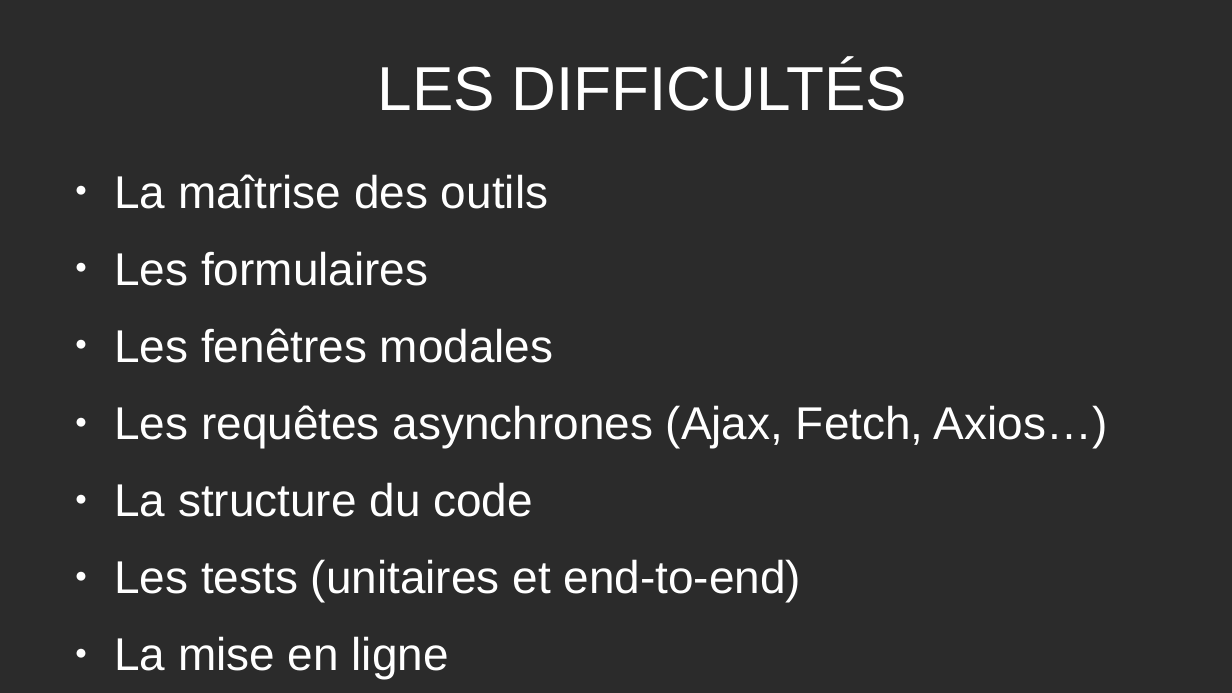
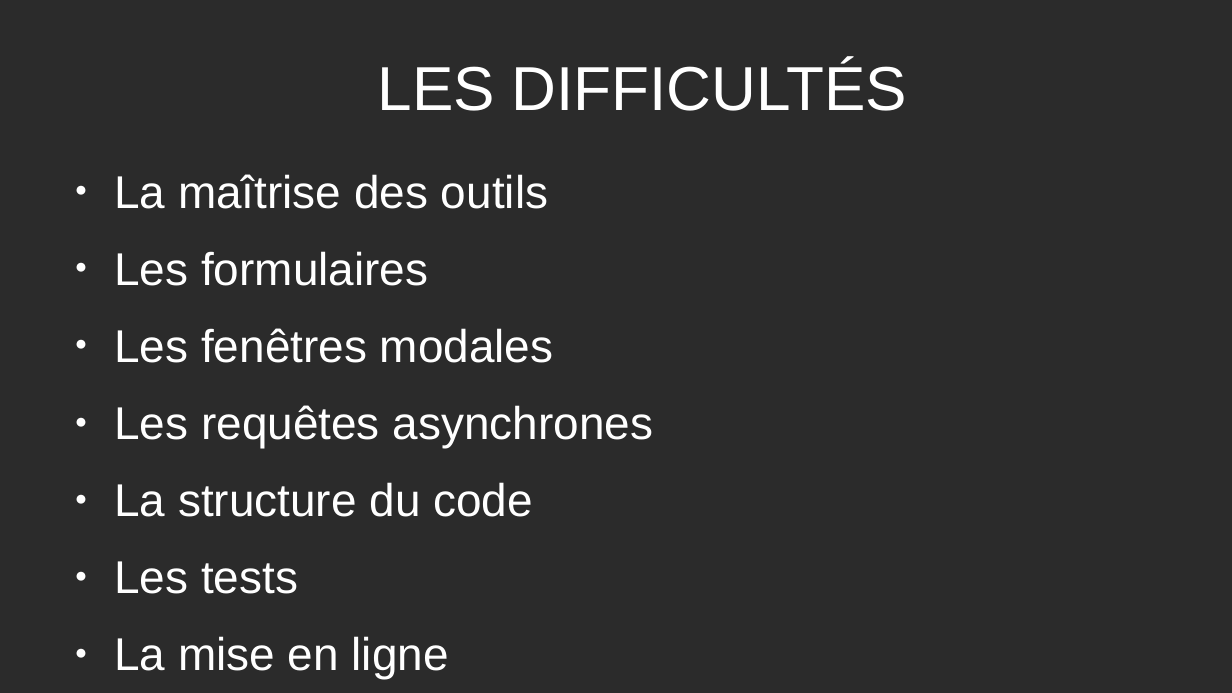
Before and after one commit to Lukam90/Sym-CRM, a slide deck: slide 8 of application/document/Presentation-Sym-CRM-LH.odp. Drawn at 1232x693 pixels with LibreOffice and Linux fonts; fonts in the diff are those of the drawing; background and template pictures are left out; a plain dark background stands for a picture behind light text. Boxes give left, top, right and bottom in pixels: in the first picture for what was removed or moved away, otherwise in the second. Text is boxed around its words. In the diff, an @@ line names an element or a change of style, - is before the commit and + after.

```diff
--- a/application/document/Presentation-Sym-CRM-LH.odp
+++ b/application/document/Presentation-Sym-CRM-LH.odp
@@ text at (x1=114, y1=405, x2=653, y2=448): text changed @@
-● Les requêtes asynchrones (Ajax, Fetch, Axios…)
+● Les requêtes asynchrones
@@ text at (x1=114, y1=561, x2=298, y2=594): text changed @@
-● Les tests (unitaires et end-to-end)
+● Les tests
```
Also in this commit, not shown: 1 other slide changed, 2 slides added, 1 slide removed, 14 other files.
